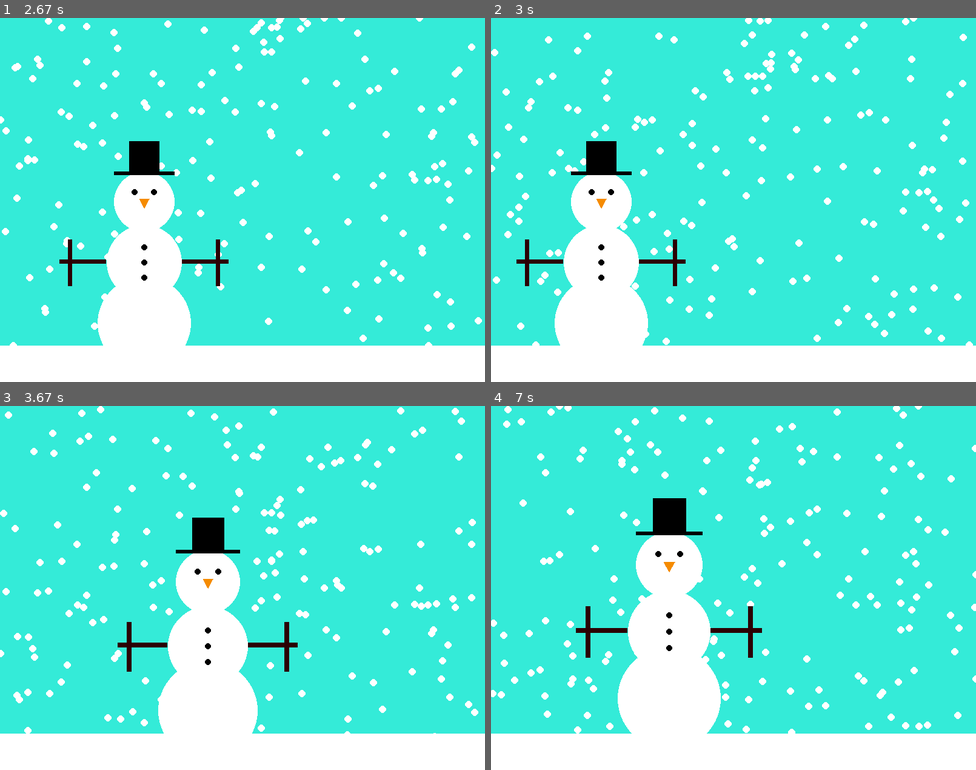
Above: before the commit, frames 1-4 (two rows, left to right).
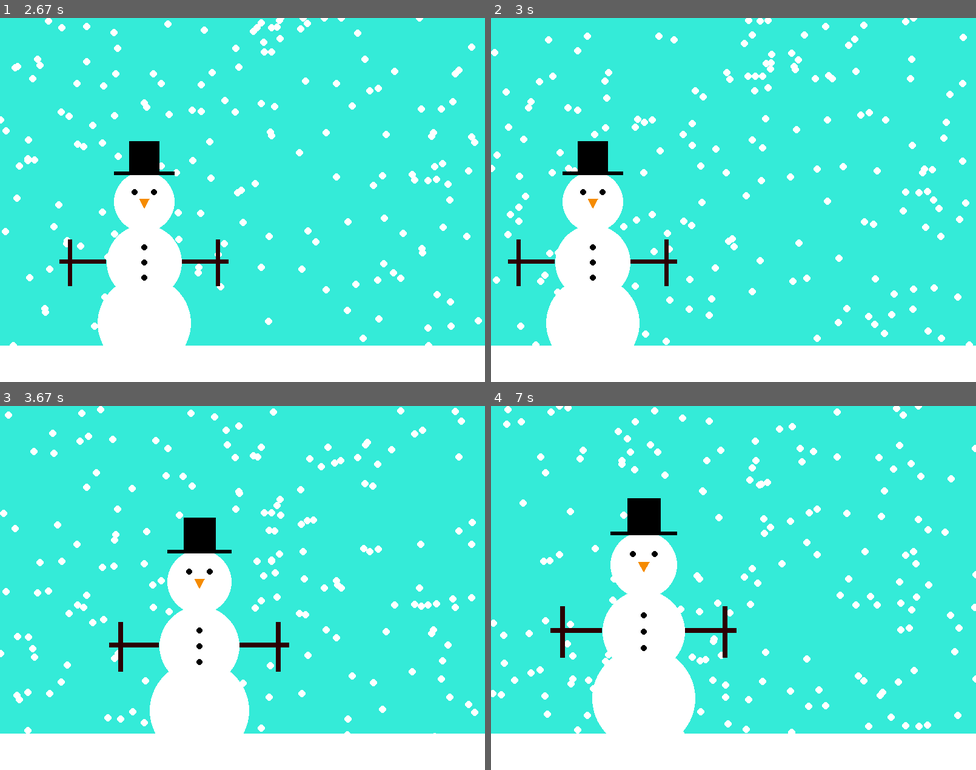
Above: after the commit, the same moments.

Repository: bly852/ICS3U1
Game: pygame game, started from (19.11.04) PyGame Intro/snowman_function.py
Same seed, same stepped clock (60 frames per second), same inputs: the game is played once before the commit and once after it.
Inputs:
- Up to frame 1 (2.67 s): hold Left 0.33-0.87 s; hold Left 0.9-1.3 s; hold W 1.33-1.7 s; hold Right 1.73-2.37 s; tap = at 1.88 s; hold A from 2.4 s (still down); tap - at 2.55 s
- Up to frame 2 (3 s): release A at 2.87 s; hold Right from 2.9 s (still down)
- Up to frame 3 (3.67 s): release Right at 3.37 s; hold W from 3.4 s (still down); tap = at 3.55 s
- Up to frame 4 (7 s): release W at 3.7 s; hold Right 3.73-4.2 s; tap - at 3.88, 5.38 s; hold A 4.23-4.77 s; hold Left 4.8-5.2 s; tap = at 4.95, 6.45, 6.95 s; hold W 5.23-5.6 s; hold Right 5.63-6.27 s; hold A 6.3-6.77 s; hold Right from 6.8 s (still down); tap Space at 6.87 s

Frame 1 is identical in both runs. In frame 2, 2.6% of the frame differs, in the area x 3-41%, y 33-90%; in frame 3, 2.8%; in frame 4, 7.4%, in the area x 12-56%, y 25-90%.

Commit message:
Update snowman_function.py
Fixed bug where snowman stopped moving after holding down both keys and releasing one

Diff:
--- a/(19.11.04) PyGame Intro/snowman_function.py
+++ b/(19.11.04) PyGame Intro/snowman_function.py
@@ -111,8 +111,16 @@
                 if SmFoot >= floorY:
                     y -= r3
         if event.type == KEYUP:
-            if event.key == K_LEFT or event.key == K_RIGHT or event.key == K_a or event.key == K_d:
-                x_dir = 0
+            if event.key == K_LEFT:
+                if x_dir > 0:
+                    pass
+                else:
+                    x_dir = 0
+            if event.key == K_RIGHT:
+                if x_dir < 0:
+                    pass
+                else:
+                    x_dir = 0
 
     #Snowman Variables
     r2 = int(r*1.25)
